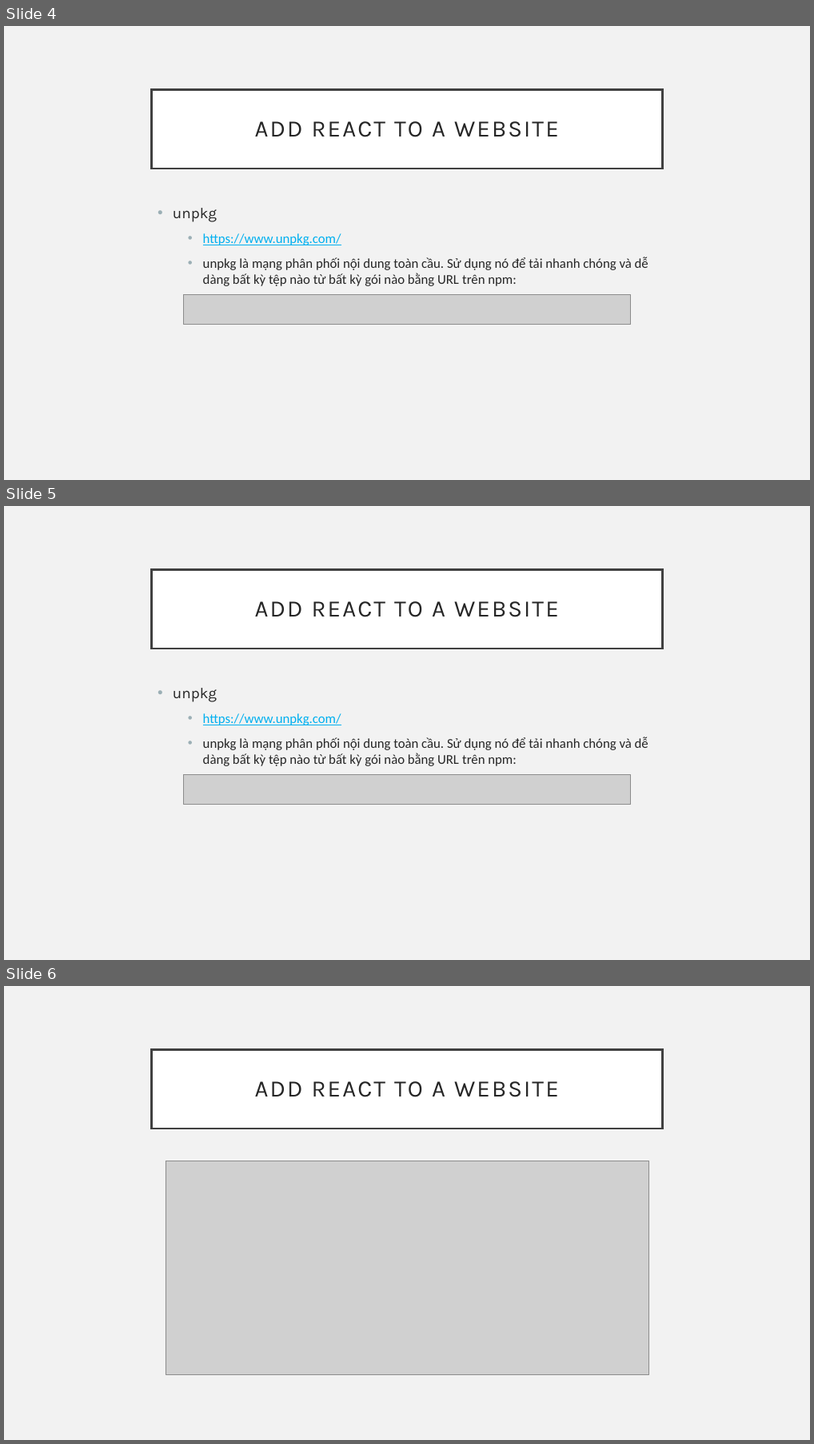
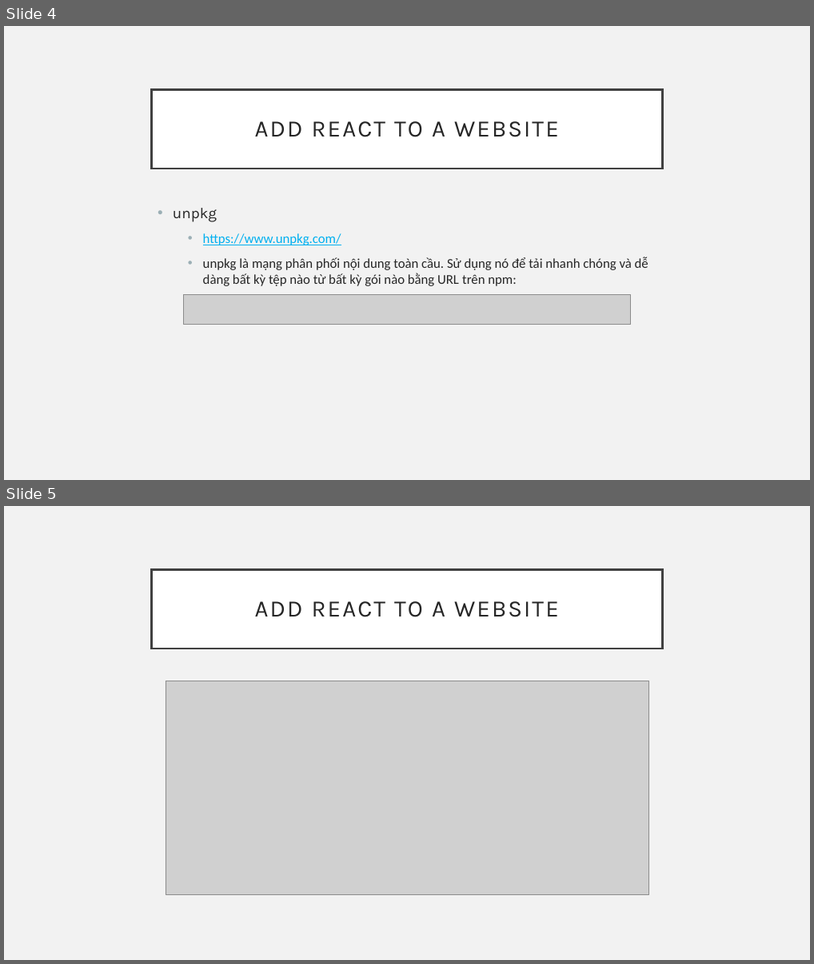
Before and after one commit to sobbingwind/React, a slide deck: 6_React.pptx. Shown one above the other, each under a label of ours: slides 4, 5 and 6 before the commit, slides 4 and 5 after it. The pictures are 814x1444 and 814x964 pixels, drawn with LibreOffice and Linux fonts; fonts in the diff are those of the drawing; grey boxes stand for pictures. Boxes give left, top, right and bottom in pixels: in the first picture for what was removed or moved away, otherwise in the second. Text is boxed around its words. In the diff, an @@ line names an element or a change of style, - is before the commit and + after.

```diff
--- a/6_React.pptx
+++ b/6_React.pptx
@@ slide 5 removed at (4,506,810,960), background #F2F2F2 @@
@@ title removed at (152,569,662,648) @@
-ADD REACT TO A WEBSITE
@@ text removed at (173,688,649,766) @@
-• unpkg
-    • https://www.unpkg.com/
-    • unpkg là mạng phân phối nội dung toàn cầu. Sử dụng nó để tải nhanh chóng và dễ dàng bất kỳ tệp nào từ bất kỳ gói nào bằng URL trên npm:
@@ picture removed at (184,775,631,804) @@
@@ what was slide 6 is now slide 5 @@
```
Also in this commit, not shown: 6 slides changed.
